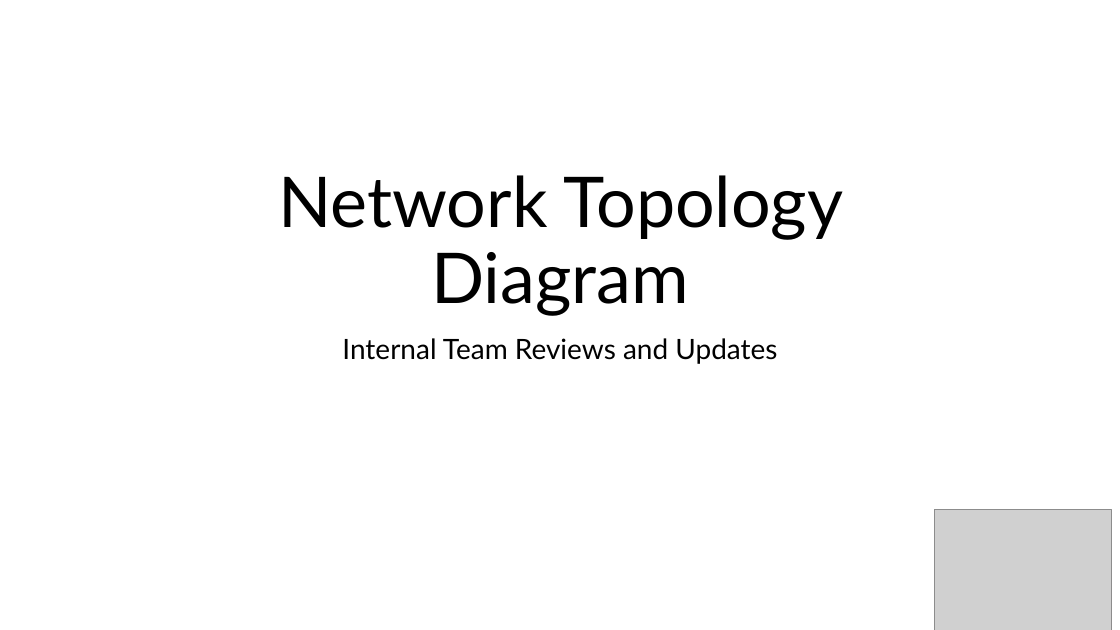
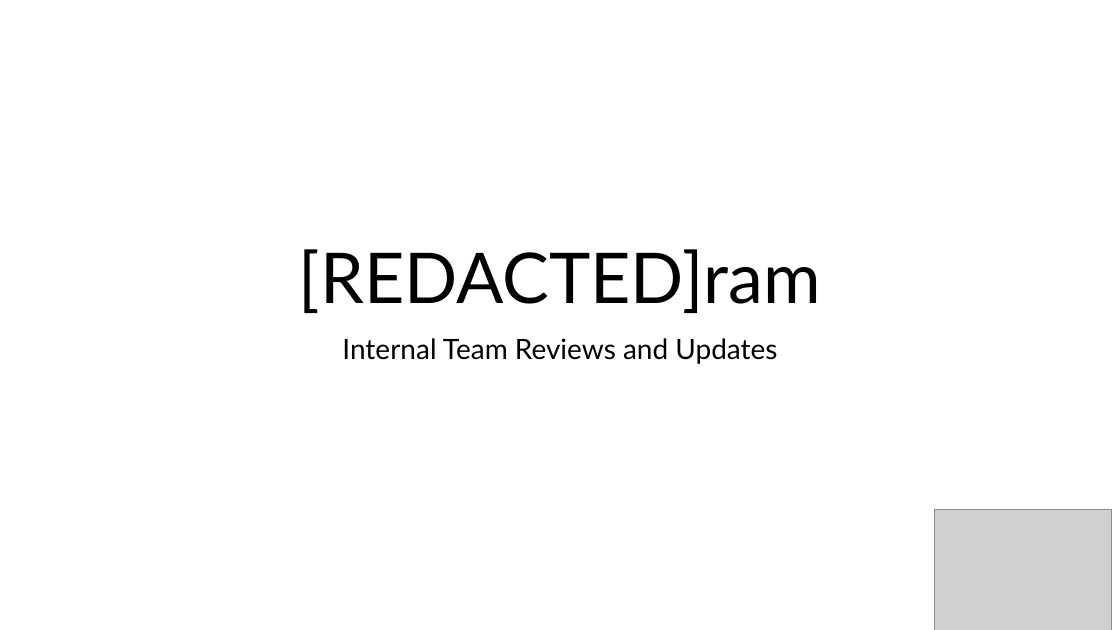
Before and after one commit to HemanthvarmaCODE/Automating-File-Cleansing-and-Analysis, a slide deck: slide 1 of backend/cleansed_files/cleansed_File_014.pptx. Drawn at 1120x630 pixels with LibreOffice and Linux fonts; fonts in the diff are those of the drawing; grey boxes stand for pictures. Boxes give left, top, right and bottom in pixels: in the first picture for what was removed or moved away, otherwise in the second. Text is boxed around its words. In the diff, an @@ line names an element or a change of style, - is before the commit and + after.

```diff
--- a/backend/cleansed_files/cleansed_File_014.pptx
+++ b/backend/cleansed_files/cleansed_File_014.pptx
@@ title at [299,249,821,313]: text changed @@
-Network Topology Diagram
+[REDACTED]ram
```
Also in this commit, not shown: 7 other files.
